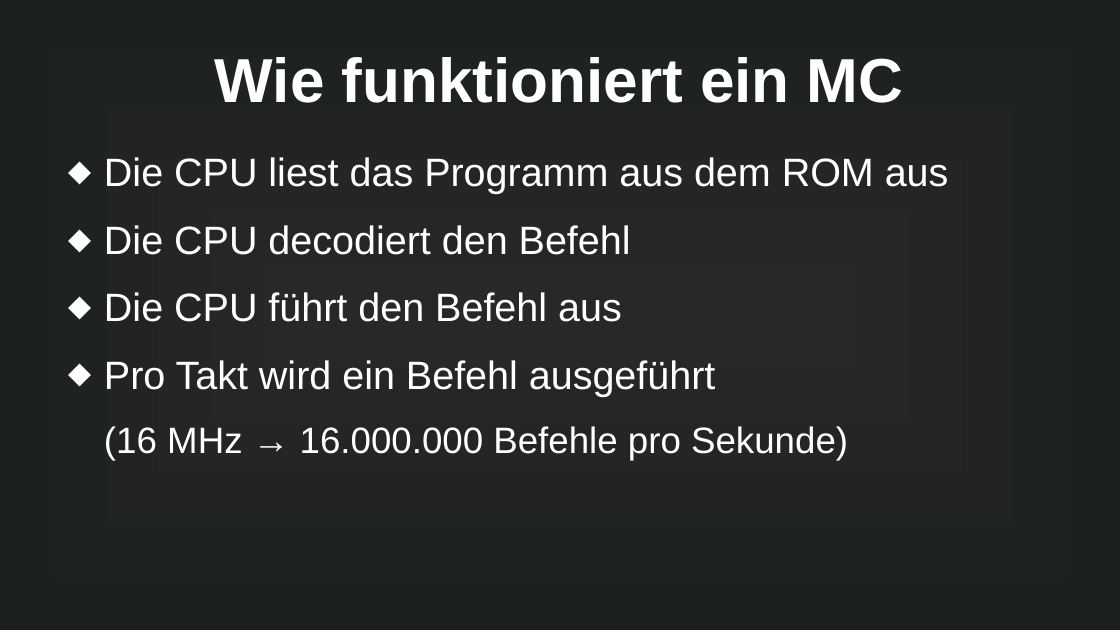
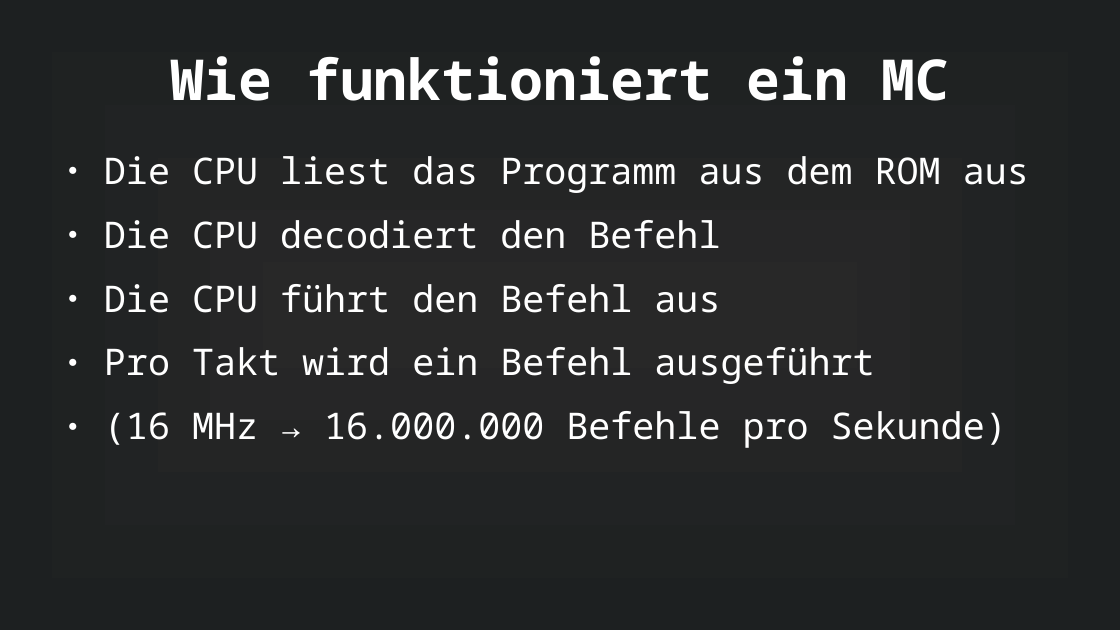
Before and after one commit to MuffinKran24/IMP_GFS, a slide deck: slide 14 of Mikrocontroller_GFS.odp. Drawn at 1120x630 pixels with LibreOffice and Linux fonts; fonts in the diff are those of the drawing. Boxes give left, top, right and bottom in pixels: in the first picture for what was removed or moved away, otherwise in the second. Text is boxed around its words. In the diff, an @@ line names an element or a change of style, - is before the commit and + after.

```diff
--- a/Mikrocontroller_GFS.odp
+++ b/Mikrocontroller_GFS.odp
@@ title "Wie funktioniert ein MC" at [171,56,950,101]: size 44 to 40 pt, font Arial to Noto Sans Mono @@
@@ text "Die CPU liest das Programm ..." at [104,156,1029,448]: size 28 to 26 pt in "Die CPU liest das Programm aus dem ...", "Die CPU decodiert den Befehl", "Die CPU führt den Befehl aus", "Pro Takt wird ein Befehl ausgeführt"; font Arial to Noto Sans Mono; bullet ⬥ to ●; bullet none to ● @@
```
Also in this commit, not shown: 24 other slides changed, 1 slide added, 6 other files.
